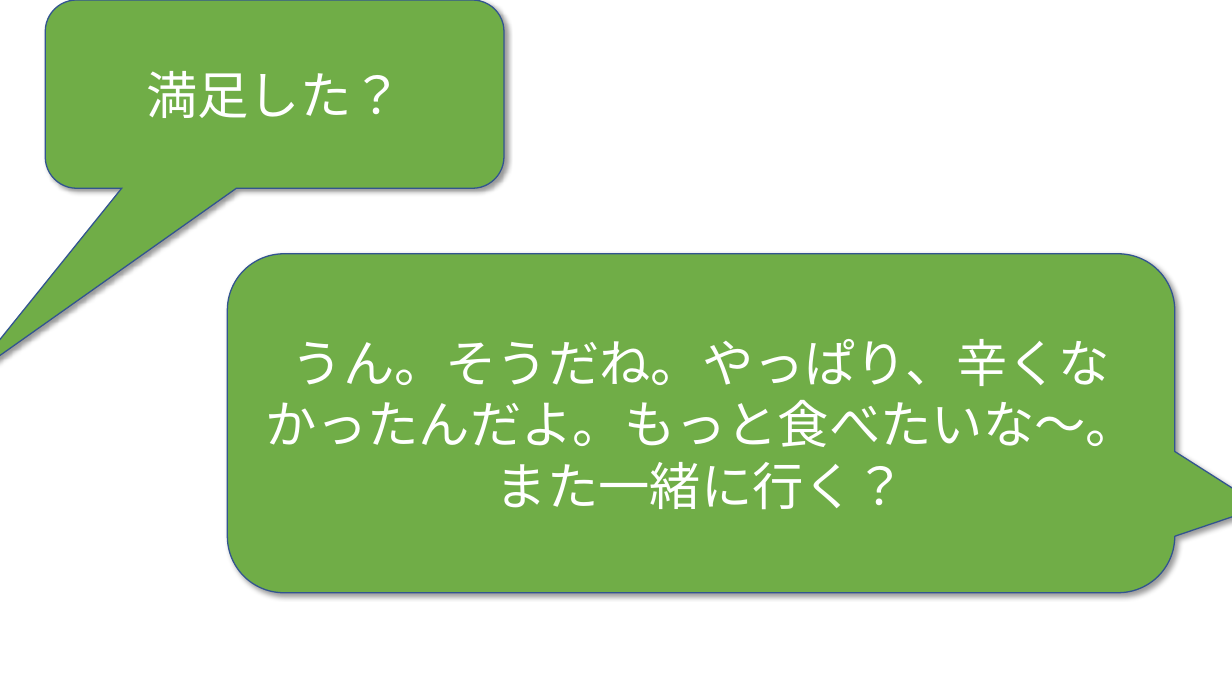
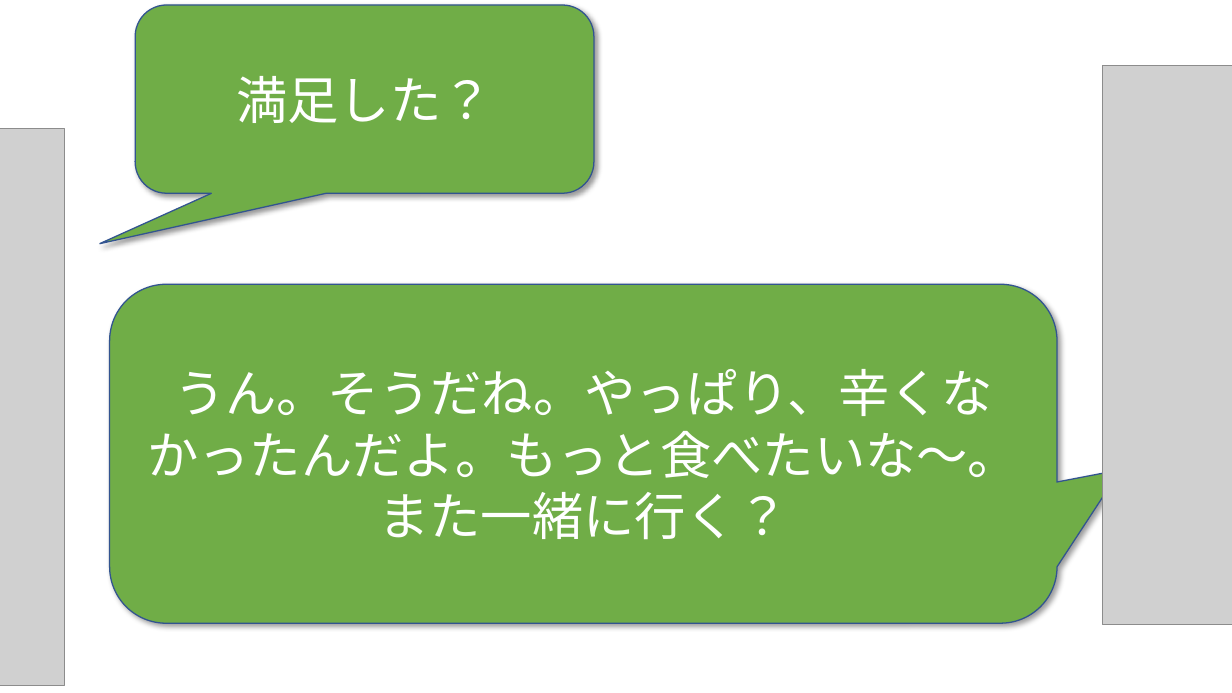
Before and after one commit to phuchung97/phuchung97.github.io, a slide deck: slide 24 of design/story.pptx. Drawn at 1232x693 pixels with LibreOffice and Linux fonts; fonts in the diff are those of the drawing; grey boxes stand for pictures; background and template pictures are left out. Boxes give left, top, right and bottom in pixels: in the first picture for what was removed or moved away, otherwise in the second. Text is boxed around its words. In the diff, an @@ line names an element or a change of style, - is before the commit and + after.

```diff
--- a/design/story.pptx
+++ b/design/story.pptx
@@ rounded speech box "満足した？": place and size @@
-rounded speech box "満足した？" at bbox=[45, 0, 504, 189]
+rounded speech box "満足した？" at bbox=[135, 5, 593, 193]
@@ rounded speech box "満足した？" at bbox=[135, 5, 593, 193]: proportions changed @@
@@ picture added at bbox=[1103, 66, 1232, 625] @@
@@ picture added at bbox=[0, 128, 65, 685] @@
@@ rounded speech box "うん。そうだね。やっぱり、辛くなかったんだよ。もっと食べたいな～。また一緒に行く？" at bbox=[110, 285, 1057, 624]: proportions changed @@
@@ rounded speech box "うん。そうだね。やっぱり、辛くなかったんだよ。もっと食べたいな～。また一緒に行く？": place and size @@
-rounded speech box "うん。そうだね。やっぱり、辛くなかったんだよ。もっと食べたいな～。また一緒に行く？" at bbox=[227, 254, 1175, 593]
+rounded speech box "うん。そうだね。やっぱり、辛くなかったんだよ。もっと食べたいな～。また一緒に行く？" at bbox=[110, 285, 1057, 624]
```
Also in this commit, not shown: 19 other slides changed, 20 other files.
